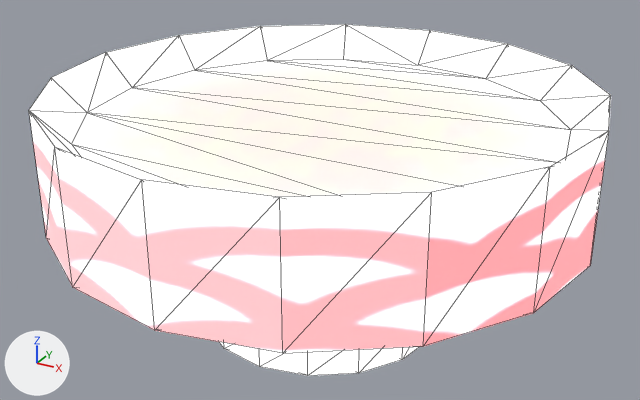
What one commit did to the glTF model assets/models/bowl.glb.
The view is the same before and after, from a camera (50 mm lens) standing at (3.18, -5.82, 2.92) and looking at (-0.02, 0.0, 0.01). Arrows for +X, +Y and +Z are at lower left; the lights stay in place. Mesh edges are drawn as thin lines. Vertices at the same position are counted once.
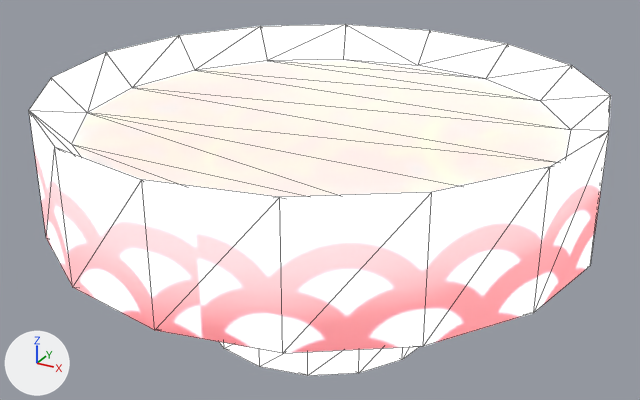
Pixel boxes [x1, y1, x2, y2] of what changed, in the pictures (640 x 400 px):
'Cylinder', shading changed, surface changed: [33, 62, 605, 355] in both
part 1 of me_cylinder, shading changed: [29, 24, 611, 376] in both
part 2 of me_cylinder, surface changed: [29, 111, 609, 353] in both

The change, as a list of edits to the scene's bpy script:
```text
Change me_cylinder:
    where me_cylinder.from_pydata(...)  # 80 vertices, 156 faces; spans x -2.17..2.17, y -2.17..2.17, z -1.0..0.98
    used by ob_cylinder; location = (0.0, 0.0, 0.0)
    me_cylinder part 1: all faces are now shaded smooth (144 of 156 changed)
    me_cylinder part 2: texture (UV) coordinates of 32 of 156 faces, centred in x -2.11..2.11, y -2.11..2.11, z 0.3..0.64, changed; they spanned u 0.0..1.0, v 0.37..0.57 and now span u -0.66..1.74, v 0.35..0.55
```
